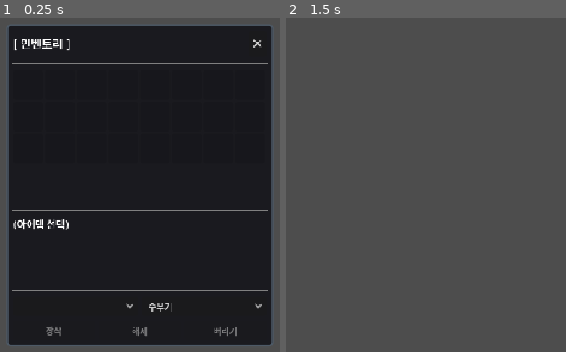
Above: before the commit, frames 1-2 (left to right).
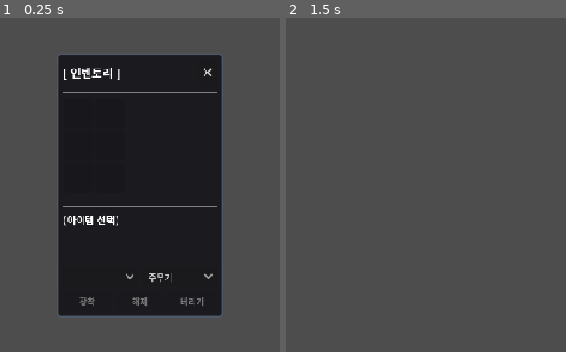
Above: after the commit, the same moments.

Repository: limmmmmmn/Appears-Appears
Game: Godot game, scene res://scenes/ui/InventoryPanel.tscn
The game is run twice, just before and just after one commit, with the same random seed, the same clock (stepped at 60 frames per second) and the same inputs. This scene is started directly instead of the project's main scene.
Inputs (mouse positions are in pixels of both pictures, inside the frame that each line leads up to):
- Up to frame 1 (0.25 s): no input
- Up to frame 2 (1.5 s): click "✕" at 0.5 s; tap Enter at 1.25, 1.35 s; move the mouse to (outside the picture) at 1.27 s; hold Right (ui_right) from 1.28 s (still down); click (outside the picture) at 1.42 s

The runs differ from the first frame. In frame 1, 46% of the frame differs, in the area x 2-98%, y 2-99%; in frame 2, nothing differs.

Commit message:
refactor: 파티 카드 애니메이션 제거 + 인벤토리 2x3 레이아웃
- 바텀 파티 카드 hover 애니메이션 삭제 (항상 떠있음)
- 인벤토리 패널 가로 2칸, 세로 3칸 그리드로 변경
- 전체 패널 높이 축소

https://claude.ai/code/session_01EZ6NoE27XLb4yKkHJtDRDN

Diff:
--- a/scenes/ui/InventoryPanel.tscn
+++ b/scenes/ui/InventoryPanel.tscn
@@ -24,10 +24,10 @@
 anchor_top = 0.5
 anchor_right = 0.5
 anchor_bottom = 0.5
-offset_left = -160.0
-offset_top = -180.0
-offset_right = 160.0
-offset_bottom = 180.0
+offset_left = -100.0
+offset_top = -140.0
+offset_right = 100.0
+offset_bottom = 140.0
 grow_horizontal = 2
 grow_vertical = 2
 theme_override_styles/panel = SubResource("StyleBoxFlat_bg")
@@ -55,7 +55,7 @@
 layout_mode = 2
 
 [node name="ScrollContainer" type="ScrollContainer" parent="VBox" unique_id=1767798958]
-custom_minimum_size = Vector2(0, 160)
+custom_minimum_size = Vector2(0, 120)
 layout_mode = 2
 size_flags_vertical = 3
 horizontal_scroll_mode = 0
@@ -66,14 +66,14 @@
 size_flags_horizontal = 3
 theme_override_constants/h_separation = 2
 theme_override_constants/v_separation = 2
-columns = 8
+columns = 2
 
 [node name="HSeparator2" type="HSeparator" parent="VBox" unique_id=1982307246]
 layout_mode = 2
 
 [node name="InfoPanel" type="VBoxContainer" parent="VBox" unique_id=210143417]
 unique_name_in_owner = true
-custom_minimum_size = Vector2(0, 80)
+custom_minimum_size = Vector2(0, 50)
 layout_mode = 2
 theme_override_constants/separation = 2
 
--- a/scripts/ui/common/InventoryPanel.gd
+++ b/scripts/ui/common/InventoryPanel.gd
@@ -97,8 +97,8 @@
 		grid.add_child(btn)
 		item_buttons.append(btn)
 
-	# 빈 슬롯 채우기 (최소 24개 표시)
-	var empty_count: int = max(0, 24 - items.size())
+	# 빈 슬롯 채우기 (최소 6개 표시, 2x3 그리드)
+	var empty_count: int = max(0, 6 - items.size())
 	for i in range(empty_count):
 		var empty_btn := _create_empty_slot()
 		grid.add_child(empty_btn)
--- a/scripts/ui/field/BottomPartyCards.gd
+++ b/scripts/ui/field/BottomPartyCards.gd
@@ -8,7 +8,7 @@
 # 카드 크기
 const CARD_WIDTH := 105
 const CARD_HEIGHT := 140
-const CARD_HIDDEN_OFFSET := 90  # 숨겨질 때 아래로 이동하는 양
+const CARD_HIDDEN_OFFSET := 0  # 항상 보이게
 
 # 색상
 const HP_COLOR_HIGH := Color(0.2, 0.75, 0.2)
@@ -247,9 +247,6 @@
 	if card.card_highlight:
 		card.card_highlight.visible = true
 
-	# 개별 카드 위로 올림
-	_animate_card(card, true)
-
 
 func _on_card_mouse_exited(card: HeroCard) -> void:
 	if not card.is_hovered:
@@ -278,9 +275,6 @@
 		var row_data: Dictionary = card.equip_rows[slot_name]
 		if row_data.has("highlight"):
 			row_data["highlight"].visible = false
-
-	# 개별 카드 아래로 내림
-	_animate_card(card, false)
 
 	# 모든 카드가 닫혔는지 확인
 	var any_hovered := false
@@ -305,13 +299,6 @@
 	# 카드 하이라이트 다시 표시 (카드가 여전히 hover 중이면)
 	if card.is_hovered and card.card_highlight:
 		card.card_highlight.visible = true
-
-
-func _animate_card(card: HeroCard, show_full: bool) -> void:
-	var target_y: float = 0.0 if show_full else CARD_HIDDEN_OFFSET
-
-	var tween := create_tween()
-	tween.tween_property(card.panel, "position:y", target_y, 0.1).set_ease(Tween.EASE_OUT)
 
 
 func _style_card_panel(panel: PanelContainer) -> void:
